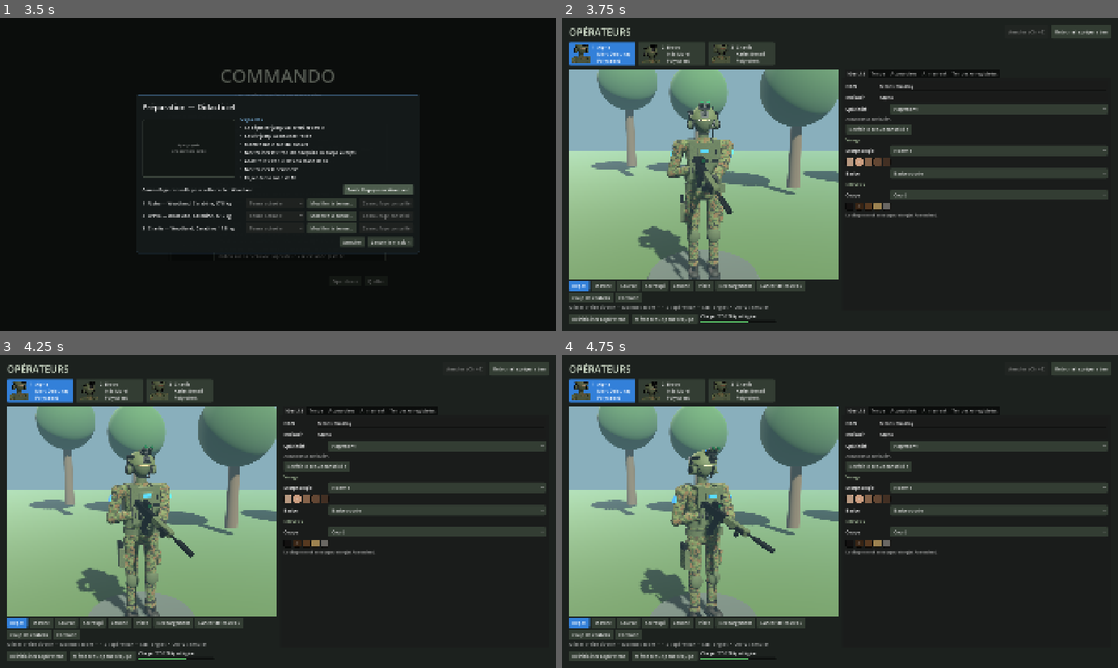
Above: before the commit, frames 1-4 (two rows, left to right).
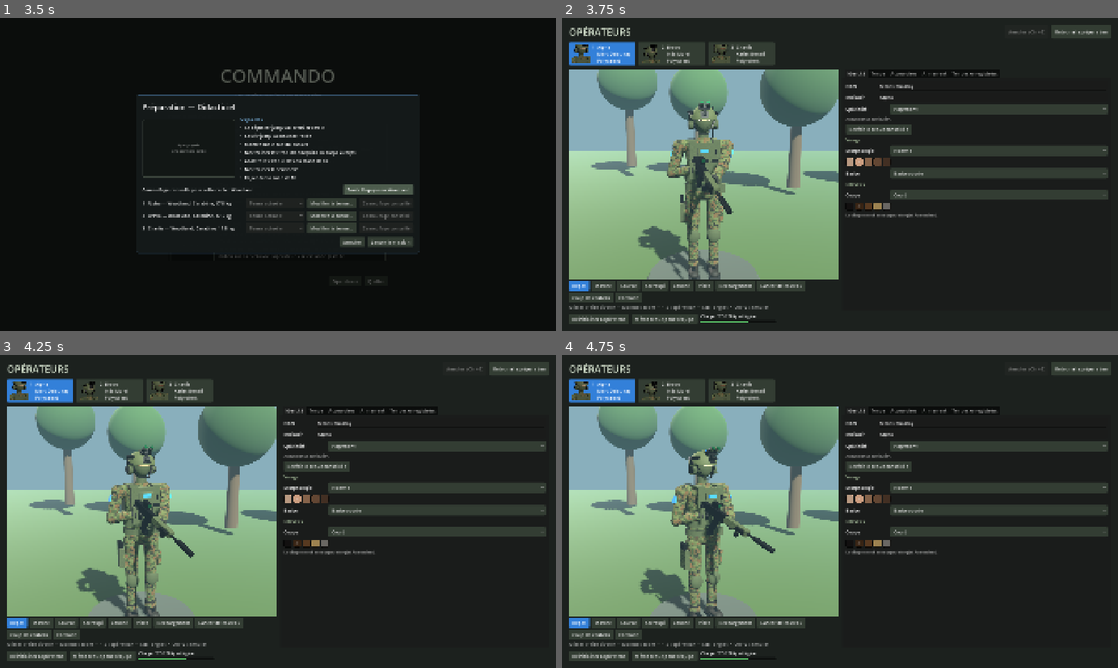
Above: after the commit, the same moments.

Repository: HackTechDev/Commando
Game: Godot game, scene res://scenes/ui/main_menu.tscn
Two runs of this game, one before a commit and one after it. Both use one fixed random seed, a clock stepped at 60 frames per second and the inputs below.
Inputs:
- Up to frame 1 (3.5 s): click "Jouer" at 0.5 s; click "Jouer" at 1.25 s; click "Opérateurs" at 2 s; click "Toute l'équipe en Woodland" at 2.75 s
- Up to frame 2 (3.75 s): click "Modifier la tenue…" at 3.5 s
- Up to frame 3 (4.25 s): no input
- Up to frame 4 (4.75 s): click "Modifier la tenue…" at 4.25 s

Frame 1 is identical in both runs. In frame 2, less than 0.1% of the frame differs, in the area x 2-29%, y 9-40%; in frame 3, less than 0.1%; in frame 4, less than 0.1%.

Commit message:
Casque audio : arceau courbe
Sans casque balistique, l'arceau devient une bande courbe qui passe au
sommet de la tête (ou par-dessus le couvre-chef souple), avec coussin et
coulisses qui entrent dans les coquilles ; plus de barre droite.
Coquilles rapprochées de la tête (`EAR_CUP_OFFSET`). Vérifié par rendu
hors écran (face, profil, dos, trois quarts).

Suite de tests non lancée (session sans tests).

Co-Authored-By: Claude Opus 5.5 <noreply@anthropic.com>

Diff:
--- a/scripts/units/soldier_model.gd
+++ b/scripts/units/soldier_model.gd
@@ -2577,12 +2577,13 @@
 				_build_operator_helmet(outfit.wears_nvg(), outfit.headset)
 			&"none":
 				if outfit.headset:
-					_build_ear_cups(0.12)
-					_box(_head, Vector3(0.25, 0.015, 0.03), Vector3(0.0, 0.3, 0.0), _m_weapon)
+					_build_ear_cups()
+					_build_headband(HEADBAND_TOPS[&"none"])
 			_:
 				_build_soft_headwear(outfit.headwear)
 				if outfit.headset:
-					_build_ear_cups(0.12)
+					_build_ear_cups()
+					_build_headband(HEADBAND_TOPS.get(outfit.headwear, HEADBAND_TOPS[&"beanie"]))
 		return
 	if _guard_look.is_empty():
 		_build_operator_helmet(true, true)
@@ -3034,9 +3035,17 @@
 			_cylinder(_head, 0.124, 0.04, Vector3(0.0, 0.2, 0.005), _m_helmet).scale = Vector3(1.0, 1.0, 1.07)
 
 
+## Écart des coquilles auditives au centre de la tête : coussinets
+## appuyés sur les tempes.
+const EAR_CUP_OFFSET := 0.112
+## Hauteur du sommet de l'arceau, selon ce qui couvre la tête (il passe
+## par-dessus).
+const HEADBAND_TOPS := {&"none": 0.318, &"cap": 0.318, &"boonie": 0.336, &"beret": 0.334, &"beanie": 0.342}
+
+
 ## Protection auditive : coquilles, couvercles, coussinets et micro
 ## (`offset` : écart des coquilles au centre de la tête).
-func _build_ear_cups(offset: float) -> void:
+func _build_ear_cups(offset: float = EAR_CUP_OFFSET) -> void:
 	for side: float in [-1.0, 1.0]:
 		var cup := _cylinder(_head, 0.052, 0.04, Vector3((offset + 0.013) * side, 0.15, 0.005), _m_gear)
 		cup.name = "EarCup"
@@ -3046,9 +3055,36 @@
 		var cushion := _cylinder(_head, 0.048, 0.012, Vector3((offset - 0.012) * side, 0.15, 0.005), _m_weapon)
 		cushion.rotation.z = PI / 2.0
 	# Micro sur perche, devant la bouche.
-	var boom := _box(_head, Vector3(0.01, 0.01, 0.11), Vector3(-0.12, 0.13, -0.07), _m_weapon)
+	var boom := _box(_head, Vector3(0.01, 0.01, 0.11), Vector3(-offset, 0.13, -0.07), _m_weapon)
 	boom.rotation.y = -0.45
-	_sphere(_head, 0.014, Vector3(-0.085, 0.125, -0.12), _m_gear)
+	_sphere(_head, 0.014, Vector3(-offset + 0.035, 0.125, -0.12), _m_gear)
+
+
+## Arceau du casque audio (sans casque balistique) : bande courbe qui passe
+## au sommet de la tête (`top_y`), coussin sous le sommet, et descend dans
+## les coquilles par deux coulisses réglables.
+func _build_headband(top_y: float, offset: float = EAR_CUP_OFFSET) -> void:
+	var half_width := offset + 0.013
+	var center := HEAD_CENTER.y
+	var rise := top_y - center
+	var steps := 16
+	var points: Array[Vector3] = []
+	for i in steps + 1:
+		var angle := lerpf(-PI / 2.0, PI / 2.0, float(i) / steps)
+		points.append(Vector3(half_width * sin(angle), center + rise * cos(angle), 0.005))
+	for i in steps:
+		# Segments un peu allongés : pas de fente entre eux.
+		var a := points[i]
+		var b := points[i + 1]
+		var middle := (a + b) * 0.5
+		_strap(middle + (a - middle) * 1.15, middle + (b - middle) * 1.15, 0.026, 0.008, _m_weapon).name = "Headband"
+		# Coussin sous le sommet de l'arceau.
+		if absf(i + 0.5 - steps * 0.5) < steps * 0.2:
+			var inward := (Vector3(0.0, center, 0.005) - middle).normalized() * 0.008
+			_strap(a + inward, b + inward, 0.032, 0.008, _m_gear)
+	for side: float in [-1.0, 1.0]:
+		# Coulisse : fourche qui entre dans le haut de la coquille.
+		_box(_head, Vector3(0.012, 0.045, 0.03), Vector3(half_width * side, center - 0.005, 0.005), _m_steel)
 
 
 ## Casque balistique « high cut » d'opérateur : coque découpée au-dessus des
@@ -3074,7 +3110,7 @@
 		if headset:
 			# Bras qui relie la coquille auditive au rail.
 			var top := _helmet_point(1.12, side * PI / 2.0) + _helmet_normal(1.12, side * PI / 2.0) * 0.012
-			_strap(top, Vector3((0.133 + 0.01) * side, 0.185, 0.005), 0.016, 0.01, _m_weapon)
+			_strap(top, Vector3((EAR_CUP_OFFSET + 0.023) * side, 0.185, 0.005), 0.016, 0.01, _m_weapon)
 		# Jugulaire : sangles devant et derrière l'oreille, jusqu'au menton.
 		var chin := Vector3(0.05 * side, 0.072, -0.075)
 		for phi: float in [side * 1.15, side * 2.05]:
@@ -3082,7 +3118,7 @@
 			_strap(anchor, chin, 0.012, 0.004, _m_weapon)
 	_box(_head, Vector3(0.1, 0.012, 0.03), Vector3(0.0, 0.066, -0.076), _m_weapon).name = "ChinCup"
 	if headset:
-		_build_ear_cups(0.12)
+		_build_ear_cups()
 	# Lampe tactique sur l'avant du rail droit.
 	var lamp := _pivot(_head, Vector3.ZERO, "Lamp")
 	lamp.transform = _shell_frame(1.08, 1.12, 0.03, false)
Not shown, changed: CHANGELOG.md
